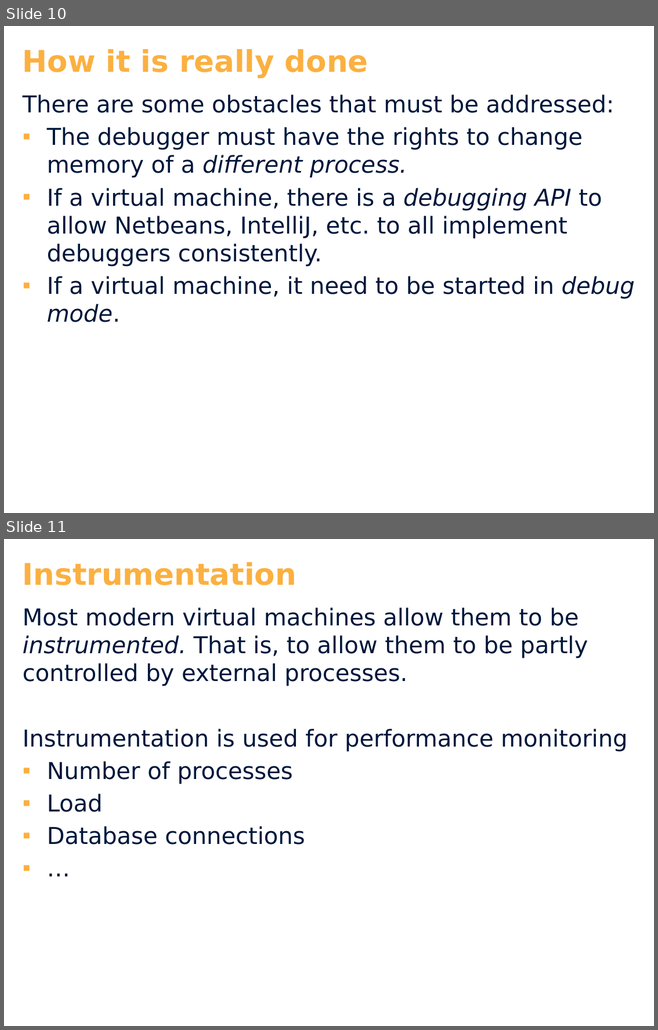
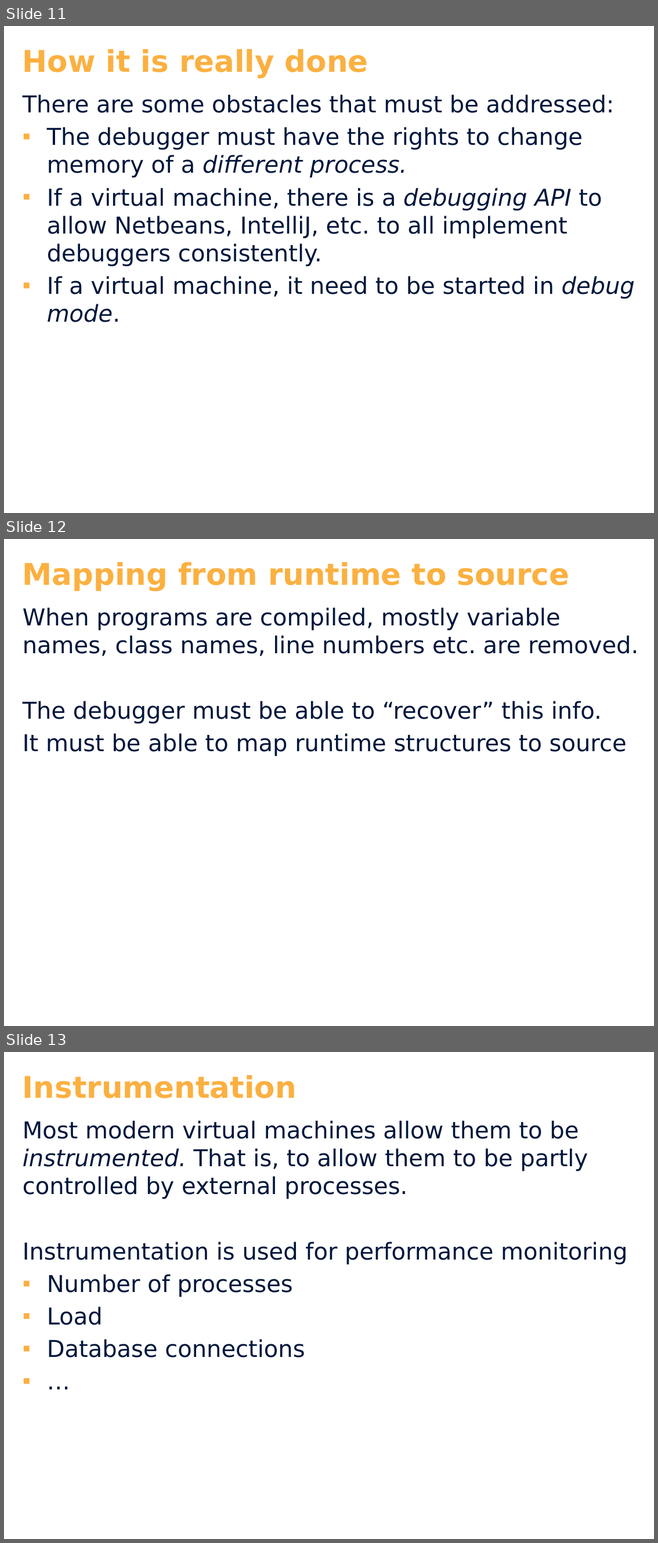
Before and after one commit to KasperAtAzores/0_Debugging, a slide deck: Slides.pptx. Shown one above the other, each under a label of ours: slides 10 and 11 before the commit, slides 11, 12 and 13 after it. The pictures are 658x1030 and 658x1543 pixels, drawn with LibreOffice and Linux fonts; fonts in the diff are those of the drawing; background and template pictures are left out. Boxes give left, top, right and bottom in pixels: in the first picture for what was removed or moved away, otherwise in the second. Text is boxed around its words. In the diff, an @@ line names an element or a change of style, - is before the commit and + after.

```diff
--- a/Slides.pptx
+++ b/Slides.pptx
@@ slide 12 added at <box>4,539,654,1026</box>, background #FFFFFF @@
@@ text added at <box>23,562,569,591</box>, 36 pt, text #FBB040, bold @@
+Mapping from runtime to source
@@ text added at <box>23,607,638,756</box>, 28 pt, text #00163B @@
+When programs are compiled, mostly variable names, class names, line numbers etc. are removed.
+The debugger must be able to “recover” this info.
+It must be able to map runtime structures to source
@@ what was slide 10 is now slide 11 @@
@@ what was slide 11 is now slide 13 @@
```
Also in this commit, not shown: 2 other slides added, 1 other file.
